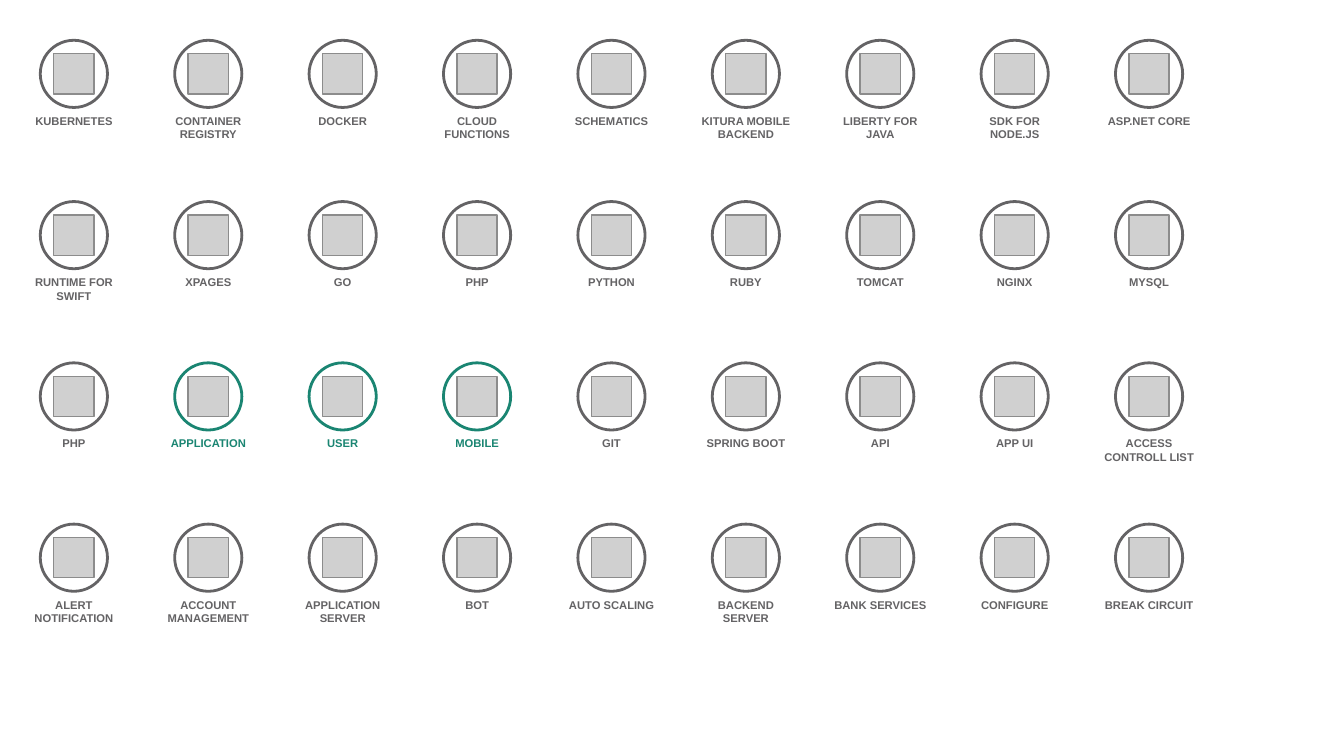
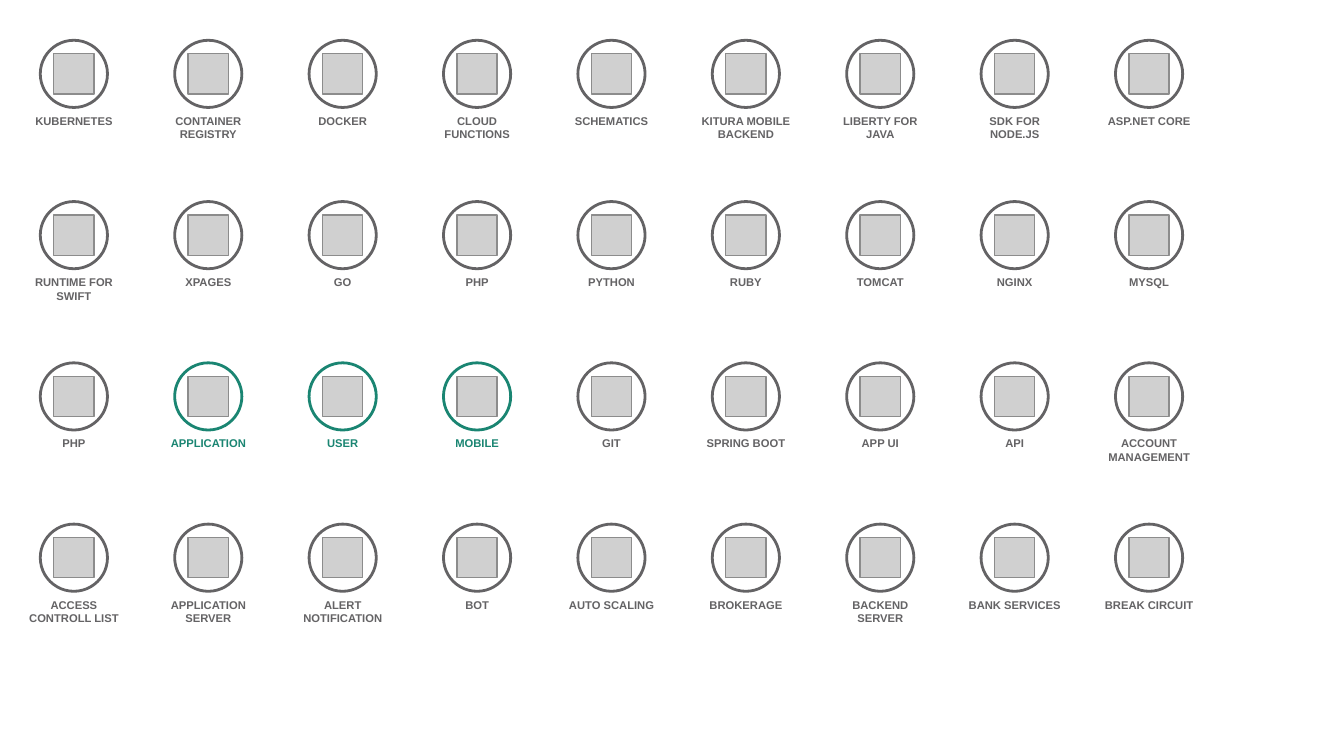
Before and after one commit to l2fprod/myarchitecture, a slide deck: slide 9 of mycatalog-architecture-diagram-template.pptx (slide 8 before the commit). Drawn at 1344x756 pixels with LibreOffice and Linux fonts; fonts in the diff are those of the drawing; grey boxes stand for pictures. Boxes give left, top, right and bottom in pixels: in the first picture for what was removed or moved away, otherwise in the second. Text is boxed around its words. In the diff, an @@ line names an element or a change of style, - is before the commit and + after.

```diff
--- a/mycatalog-architecture-diagram-template.pptx
+++ b/mycatalog-architecture-diagram-template.pptx
@@ text "APP UI": place and size @@
-text "APP UI" at (996,439,1033,447)
+text "APP UI" at (862,439,899,447)
@@ text at (1108,439,1190,461): text changed @@
-ACCESS CONTROLL LIST
+ACCOUNT MANAGEMENT
@@ text "APPLICATION SERVER": place and size @@
-text "APPLICATION SERVER" at (305,601,380,622)
+text "APPLICATION SERVER" at (171,601,246,622)
@@ 3 texts: place and size @@
-3 texts at (718,439,926,622)
+3 texts at (852,439,1060,622)
@@ text at (29,601,118,622): text changed @@
-ALERT NOTIFICATION
+ACCESS CONTROLL LIST
@@ text removed at (168,601,250,622) @@
-ACCOUNT MANAGEMENT
@@ text added at (303,601,382,622), 6 pt, text #646365, bold @@
+ALERT NOTIFICATION
@@ text added at (709,601,782,609), 6 pt, text #646365, bold @@
+BROKERAGE
@@ text removed at (981,601,1048,609) @@
-CONFIGURE
```
Also in this commit, not shown: 7 other slides changed, 1 slide added.
